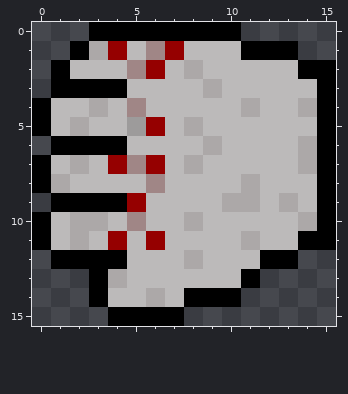
Edited in one commit: pixel-art sprite (res/objekte/FaustLinks.png). The picture above is the old version.
The file is 16x16 pixels.
The result:
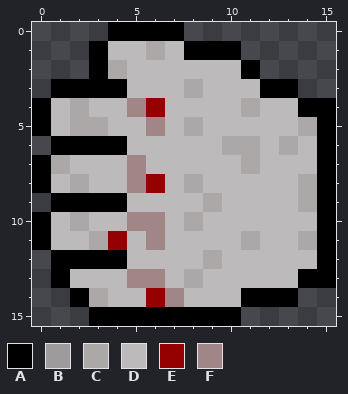
Palette (. is transparent): A #000000  B #9d9b9b  C #aca8a8  D #bcbaba  E #950000  F #a08686
What changed:
y 0: x 3 A -> .; x 8..10 AAA -> ...
y 1: x 2..4 ACE -> .AD; x 6..13 FEDDDAAA -> CDAAA...
y 2: x 1..6 ADDDFE -> ..ACDD; x 8 C -> D; x 11..15 DDDAA -> A....
y 3: x 8..9 DC -> CD; x 12..15 DDDA -> AA..
y 4: x 2..3 DC -> CD; x 6 D -> E; x 14 C -> A
y 5: x 3 D -> C; x 5..6 BE -> DF; x 14 D -> C
y 6: x 9..11 CDD -> DCC; x 13..14 DC -> CD
y 7: x 1..2 DC -> CD; x 4 E -> D; x 6 E -> D; x 8 C -> D; x 11 D -> C; x 14 C -> D
y 8: x 1..2 CD -> DC; x 5..6 DF -> FE; x 8 D -> C; x 11 C -> D; x 14 D -> C
y 9: x 5 E -> D; x 9..11 DCC -> CDD; x 13..14 CD -> DC
y 10: x 3 C -> D; x 6 D -> F; x 14 C -> D
y 11: x 2..3 CD -> DC; x 6 E -> F; x 14 A -> C
y 12: x 8..9 CD -> DC; x 12..15 AA.. -> DDDA
y 13: x 1..6 ..ACDD -> ADDDFF; x 8 D -> C; x 11..15 A.... -> DDDAA
y 14: x 2..3 .A -> AC; x 6..13 CDAAA... -> EFDDDAAA
y 15: x 3 . -> A; x 8..10 ... -> AAA
Where, in picture pixels (left, top, right, bottom), the same in both pictures:
changed: (51, 22, 336, 326)
